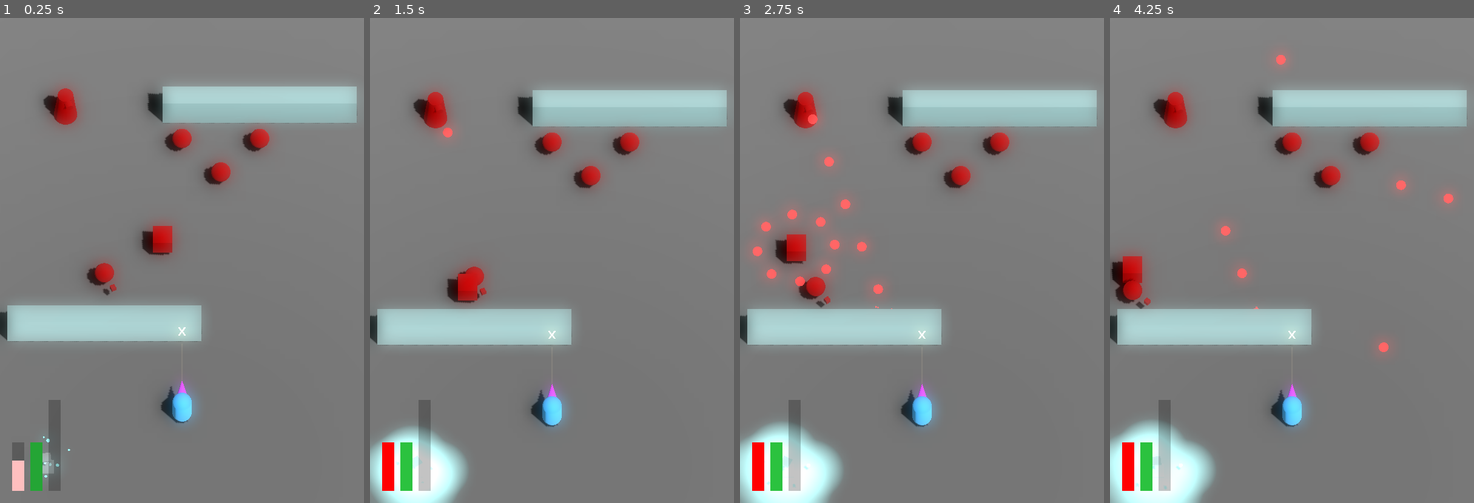
Above: before the commit, frames 1-4 (left to right).
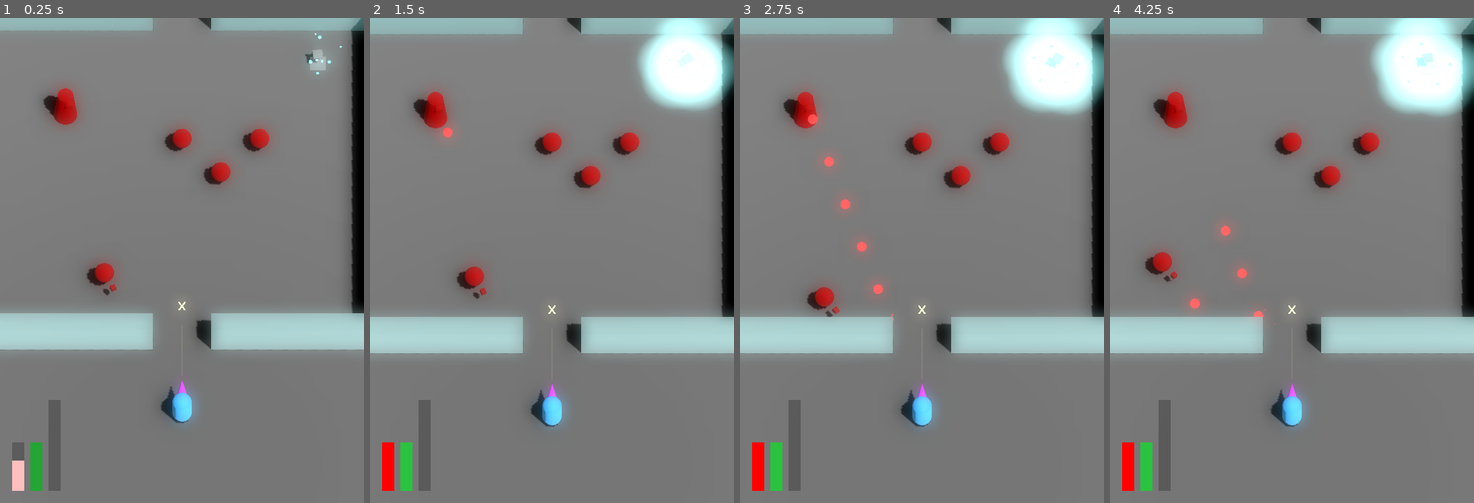
Above: after the commit, the same moments.

Repository: JackEvans24/bullet-absorb
Game: Godot game, scene res://scenes/main.tscn
Same seed, same stepped clock (60 frames per second), same inputs: the game is played once before the commit and once after it.
Inputs:
- Up to frame 1 (0.25 s): no input
- Up to frame 2 (1.5 s): no input
- Up to frame 3 (2.75 s): no input
- Up to frame 4 (4.25 s): no input

The runs differ from the first frame. In frame 1, 15% of the frame differs, in the area x 0-100%, y 0-95%; in frame 2, 21%; in frame 3, 22%; in frame 4, 22%, in the area x 0-100%, y 0-100%.

Commit message:
feat: add room prefab which checks for player entry

Diff:
--- /dev/null
+++ b/prefabs/room.tscn
@@ -0,0 +1,95 @@
+[gd_scene load_steps=8 format=3 uid="uid://b4f4su1e66ujd"]
+
+[ext_resource type="Script" path="res://scripts/mechanics/rooms/room.gd" id="1_6vv4c"]
+[ext_resource type="Material" uid="uid://gclpf2kqyelh" path="res://materials/wall.tres" id="1_tpwuc"]
+
+[sub_resource type="BoxShape3D" id="BoxShape3D_fu4u6"]
+size = Vector3(1, 2, 20)
+
+[sub_resource type="BoxMesh" id="BoxMesh_caaj4"]
+material = ExtResource("1_tpwuc")
+size = Vector3(1, 2, 20)
+
+[sub_resource type="BoxShape3D" id="BoxShape3D_lg0uu"]
+size = Vector3(8, 2, 1)
+
+[sub_resource type="BoxMesh" id="BoxMesh_u7btn"]
+material = ExtResource("1_tpwuc")
+size = Vector3(8, 2, 1)
+
+[sub_resource type="BoxShape3D" id="BoxShape3D_x6347"]
+size = Vector3(16, 2, 14)
+
+[node name="Room" type="Node3D"]
+script = ExtResource("1_6vv4c")
+
+[node name="Walls" type="Node3D" parent="."]
+
+[node name="LeftWall" type="StaticBody3D" parent="Walls"]
+transform = Transform3D(1, 0, 0, 0, 1, 0, 0, 0, 1, 10, 1, 0)
+
+[node name="CollisionShape3D" type="CollisionShape3D" parent="Walls/LeftWall"]
+shape = SubResource("BoxShape3D_fu4u6")
+
+[node name="MeshInstance3D" type="MeshInstance3D" parent="Walls/LeftWall"]
+mesh = SubResource("BoxMesh_caaj4")
+
+[node name="RightWall" type="StaticBody3D" parent="Walls"]
+transform = Transform3D(1, 0, 0, 0, 1, 0, 0, 0, 1, -10, 1, 0)
+
+[node name="CollisionShape3D" type="CollisionShape3D" parent="Walls/RightWall"]
+shape = SubResource("BoxShape3D_fu4u6")
+
+[node name="MeshInstance3D" type="MeshInstance3D" parent="Walls/RightWall"]
+mesh = SubResource("BoxMesh_caaj4")
+
+[node name="BackWalls" type="Node3D" parent="Walls"]
+transform = Transform3D(1, 0, 0, 0, 1, 0, 0, 0, 1, 0, 0, -9.5)
+
+[node name="BackWallL" type="StaticBody3D" parent="Walls/BackWalls"]
+transform = Transform3D(1, 0, 0, 0, 1, 0, 0, 0, 1, 5.5, 1, 0)
+
+[node name="CollisionShape3D" type="CollisionShape3D" parent="Walls/BackWalls/BackWallL"]
+shape = SubResource("BoxShape3D_lg0uu")
+
+[node name="MeshInstance3D" type="MeshInstance3D" parent="Walls/BackWalls/BackWallL"]
+mesh = SubResource("BoxMesh_u7btn")
+
+[node name="BackWallR" type="StaticBody3D" parent="Walls/BackWalls"]
+transform = Transform3D(1, 0, 0, 0, 1, 0, 0, 0, 1, -5.5, 1, 0)
+
+[node name="CollisionShape3D" type="CollisionShape3D" parent="Walls/BackWalls/BackWallR"]
+shape = SubResource("BoxShape3D_lg0uu")
+
+[node name="MeshInstance3D" type="MeshInstance3D" parent="Walls/BackWalls/BackWallR"]
+mesh = SubResource("BoxMesh_u7btn")
+
+[node name="FrontWalls" type="Node3D" parent="Walls"]
+transform = Transform3D(1, 0, 0, 0, 1, 0, 0, 0, 1, 0, 0, 9.5)
+
+[node name="FrontWallL" type="StaticBody3D" parent="Walls/FrontWalls"]
+transform = Transform3D(1, 0, 0, 0, 1, 0, 0, 0, 1, 5.5, 1, 0)
+
+[node name="CollisionShape3D" type="CollisionShape3D" parent="Walls/FrontWalls/FrontWallL"]
+shape = SubResource("BoxShape3D_lg0uu")
+
+[node name="MeshInstance3D" type="MeshInstance3D" parent="Walls/FrontWalls/FrontWallL"]
+mesh = SubResource("BoxMesh_u7btn")
+
+[node name="FrontWallR" type="StaticBody3D" parent="Walls/FrontWalls"]
+transform = Transform3D(1, 0, 0, 0, 1, 0, 0, 0, 1, -5.5, 1, 0)
+
+[node name="CollisionShape3D" type="CollisionShape3D" parent="Walls/FrontWalls/FrontWallR"]
+shape = SubResource("BoxShape3D_lg0uu")
+
+[node name="MeshInstance3D" type="MeshInstance3D" parent="Walls/FrontWalls/FrontWallR"]
+mesh = SubResource("BoxMesh_u7btn")
+
+[node name="PlayerDetection" type="Area3D" parent="."]
+collision_layer = 0
+collision_mask = 2
+monitorable = false
+
+[node name="CollisionShape3D" type="CollisionShape3D" parent="PlayerDetection"]
+transform = Transform3D(1, 0, 0, 0, 1, 0, 0, 0, 1, 0, 1, 0)
+shape = SubResource("BoxShape3D_x6347")
--- a/scenes/main.tscn
+++ b/scenes/main.tscn
@@ -1,16 +1,15 @@
-[gd_scene load_steps=18 format=3 uid="uid://ccgpc6v5lruew"]
+[gd_scene load_steps=15 format=3 uid="uid://ccgpc6v5lruew"]
 
 [ext_resource type="PackedScene" uid="uid://c3tj0pdcum4wd" path="res://prefabs/player.tscn" id="1_e5x1h"]
 [ext_resource type="Script" path="res://scripts/main.gd" id="1_rtjol"]
+[ext_resource type="PackedScene" uid="uid://b4f4su1e66ujd" path="res://prefabs/room.tscn" id="2_2rk65"]
 [ext_resource type="PackedScene" uid="uid://bhxrs6pph350t" path="res://scenes/hud.tscn" id="2_bqahq"]
-[ext_resource type="Material" uid="uid://gclpf2kqyelh" path="res://materials/wall.tres" id="2_hxwft"]
 [ext_resource type="PackedScene" uid="uid://cl1dul38xrvt2" path="res://prefabs/cameras.tscn" id="4_nws0m"]
 [ext_resource type="PackedScene" uid="uid://c3ytmjd7pe4pg" path="res://prefabs/enemies/enemy.tscn" id="5_4wclf"]
 [ext_resource type="PackedScene" uid="uid://wfijrpbc1nxm" path="res://prefabs/enemies/turret.tscn" id="6_nrrgo"]
 [ext_resource type="Script" path="res://scripts/effects/hit_stop.gd" id="8_dyhou"]
 [ext_resource type="PackedScene" uid="uid://bcjb1jnr0y5mb" path="res://prefabs/power/power_generator.tscn" id="9_cyv5f"]
 [ext_resource type="PackedScene" uid="uid://btfsstt1biti7" path="res://prefabs/enemies/wanderer.tscn" id="10_y1ys0"]
-[ext_resource type="PackedScene" uid="uid://dcmefiejwfjyq" path="res://prefabs/enemies/burster.tscn" id="11_7qml6"]
 
 [sub_resource type="StandardMaterial3D" id="StandardMaterial3D_r1hrq"]
 metallic = 1.0
@@ -30,13 +29,6 @@
 fog_light_color = Color(0.380445, 0.623552, 0.298777, 1)
 fog_light_energy = 0.1
 fog_density = 0.001
-
-[sub_resource type="BoxShape3D" id="BoxShape3D_stcvn"]
-size = Vector3(10, 2, 1)
-
-[sub_resource type="BoxMesh" id="BoxMesh_ughhm"]
-material = ExtResource("2_hxwft")
-size = Vector3(10, 2, 1)
 
 [node name="Main" type="Node"]
 script = ExtResource("1_rtjol")
@@ -64,25 +56,14 @@
 light_energy = 0.2
 shadow_enabled = true
 
-[node name="Wall" type="StaticBody3D" parent="World"]
-transform = Transform3D(1, 0, 0, 0, 1, 0, 0, 0, 1, 4, 1, -13)
-
-[node name="CollisionShape3D" type="CollisionShape3D" parent="World/Wall"]
-shape = SubResource("BoxShape3D_stcvn")
-
-[node name="MeshInstance3D" type="MeshInstance3D" parent="World/Wall"]
-mesh = SubResource("BoxMesh_ughhm")
-
-[node name="Wall2" type="StaticBody3D" parent="World"]
-transform = Transform3D(1, 0, 0, 0, 1, 0, 0, 0, 1, -4, 1, 0)
-
-[node name="CollisionShape3D" type="CollisionShape3D" parent="World/Wall2"]
-shape = SubResource("BoxShape3D_stcvn")
-
-[node name="MeshInstance3D" type="MeshInstance3D" parent="World/Wall2"]
-mesh = SubResource("BoxMesh_ughhm")
+[node name="Room" parent="World" instance=ExtResource("2_2rk65")]
+transform = Transform3D(1, 0, 0, 0, 1, 0, 0, 0, 1, 0, 0, -9)
 
 [node name="HUD" parent="." instance=ExtResource("2_bqahq")]
+
+[node name="HitStop" type="Node" parent="."]
+script = ExtResource("8_dyhou")
+freeze_duration = 0.04
 
 [node name="Cameras" parent="." instance=ExtResource("4_nws0m")]
 
@@ -101,15 +82,8 @@
 [node name="Turret" parent="." instance=ExtResource("6_nrrgo")]
 transform = Transform3D(1, 0, 0, 0, 1, 0, 0, 0, 1, -6, 1, -13)
 
-[node name="HitStop" type="Node" parent="."]
-script = ExtResource("8_dyhou")
-freeze_duration = 0.04
-
 [node name="PowerGenerator" parent="." instance=ExtResource("9_cyv5f")]
-transform = Transform3D(1, 0, 0, 0, 1, 0, 0, 0, 1, -7, 0, 8)
+transform = Transform3D(1, 0, 0, 0, 1, 0, 0, 0, 1, 7, 0, -16)
 
 [node name="Wanderer" parent="." instance=ExtResource("10_y1ys0")]
 transform = Transform3D(1, 0, 0, 0, 1, 0, 0, 0, 1, -4, 1, -3)
-
-[node name="Burster" parent="." instance=ExtResource("11_7qml6")]
-transform = Transform3D(1, 0, 0, 0, 1, 0, 0, 0, 1, -1, 1, -5)
--- /dev/null
+++ b/scripts/mechanics/rooms/room.gd
@@ -0,0 +1,11 @@
+class_name Room
+extends Node3D
+
+@onready var player_detection: Area3D = $PlayerDetection
+
+func _ready():
+    player_detection.body_entered.connect(_on_player_entered)
+
+func _on_player_entered(body: Node3D):
+    print("PLAYER ENTERED: %s" % body.name)
+    player_detection.body_entered.disconnect(_on_player_entered)
